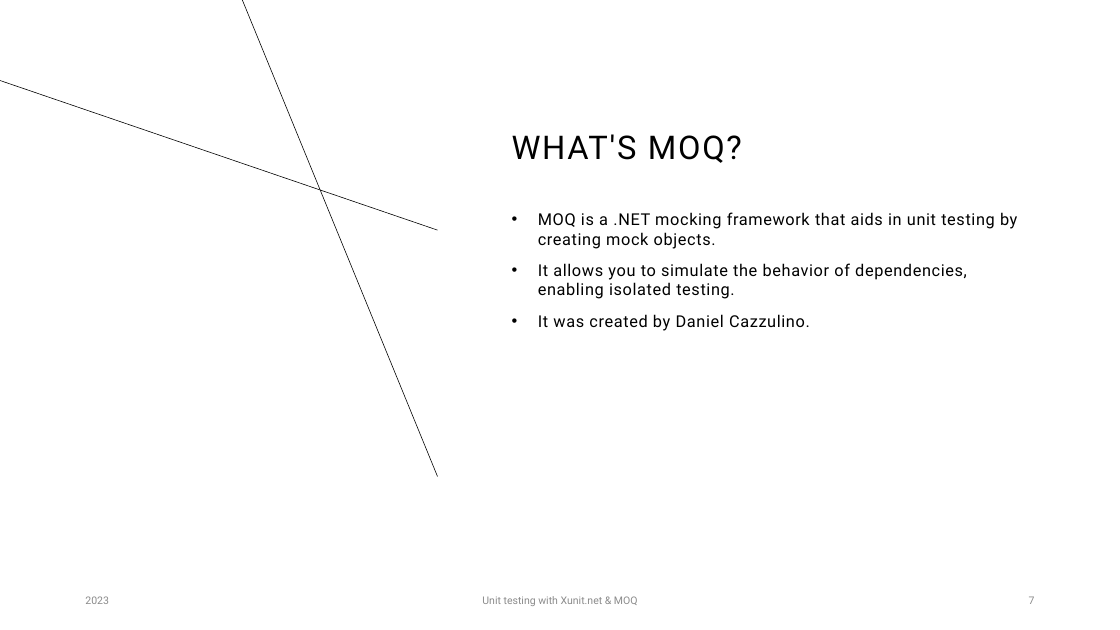
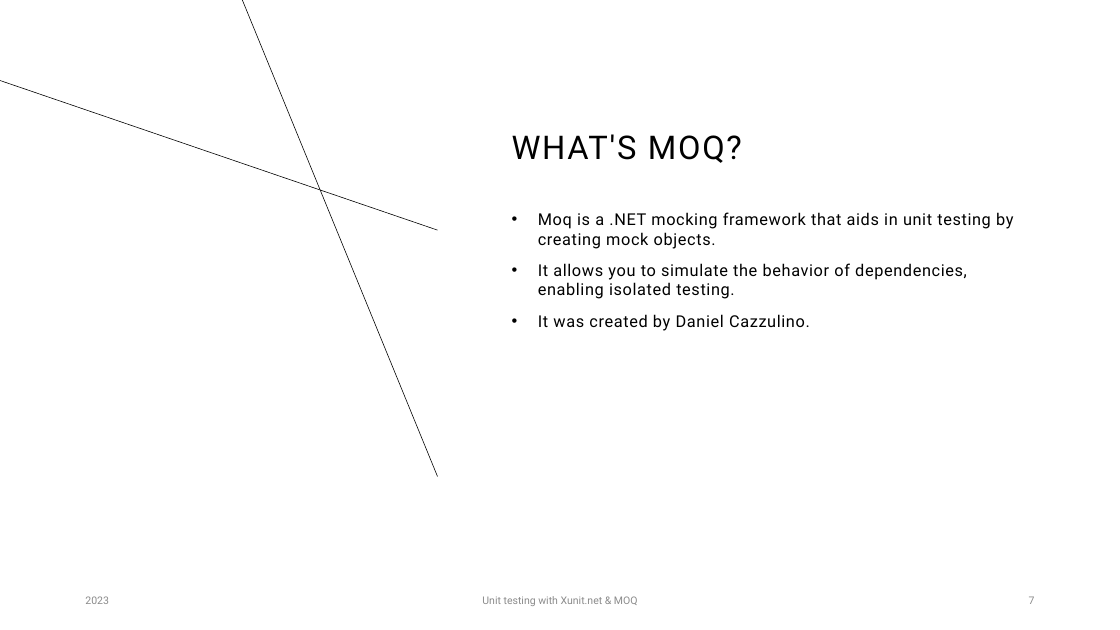
Before and after one commit to rysjones/XUnitPresentation, a slide deck: slide 7 of Presentation/Unit Testing with Xunit - Moq.pptx. Drawn at 1120x630 pixels with LibreOffice and Linux fonts; fonts in the diff are those of the drawing. Boxes give left, top, right and bottom in pixels: in the first picture for what was removed or moved away, otherwise in the second. Text is boxed around its words. In the diff, an @@ line names an element or a change of style, - is before the commit and + after.

```diff
--- a/Presentation/Unit Testing with Xunit - Moq.pptx
+++ b/Presentation/Unit Testing with Xunit - Moq.pptx
@@ text at [538, 212, 1013, 249]: text changed @@
-• MOQ is a .NET mocking framework that aids in unit testing by creating mock objects.
+• Moq is a .NET mocking framework that aids in unit testing by creating mock objects.
```
Also in this commit, not shown: 3 other slides changed.
